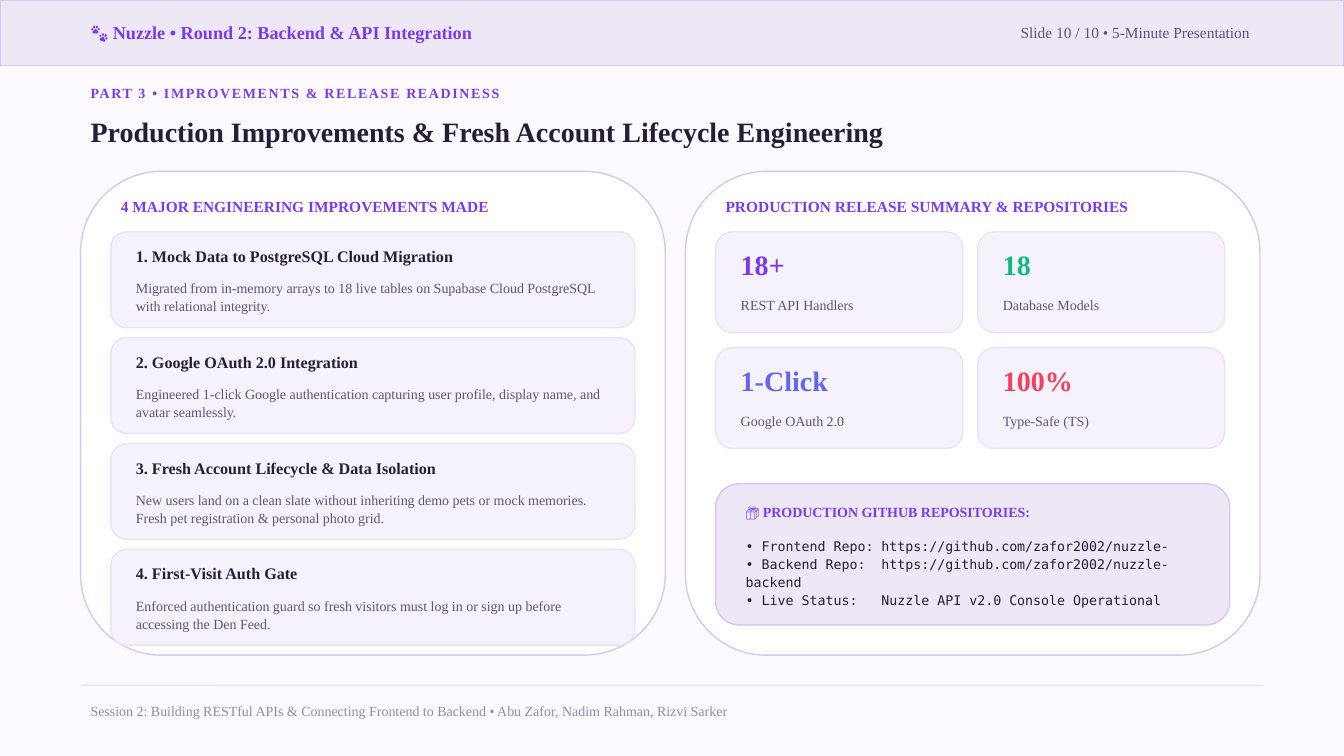
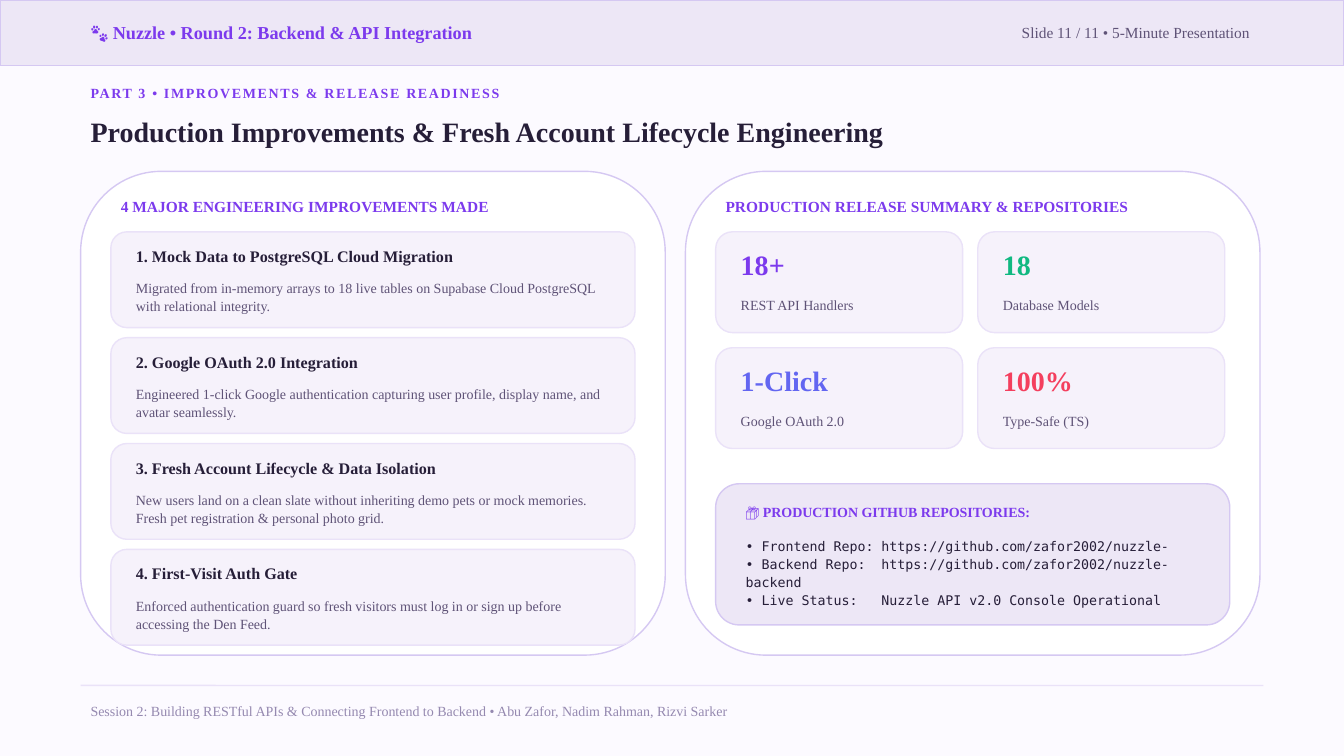
Before and after one commit to zafor2002/nuzzle-, a slide deck: slide 11 of Nuzzle_Round2_Backend_API_Presentation.pptx (slide 10 before the commit). Drawn at 1344x756 pixels with LibreOffice and Linux fonts; fonts in the diff are those of the drawing. Boxes give left, top, right and bottom in pixels: in the first picture for what was removed or moved away, otherwise in the second. Text is boxed around its words. In the diff, an @@ line names an element or a change of style, - is before the commit and + after.

```diff
--- a/Nuzzle_Round2_Backend_API_Presentation.pptx
+++ b/Nuzzle_Round2_Backend_API_Presentation.pptx
@@ text at [1022, 27, 1249, 38]: text changed @@
-Slide 10 / 10 • 5-Minute Presentation
+Slide 11 / 11 • 5-Minute Presentation
```
Also in this commit, not shown: 8 other slides changed, 1 slide added, 17 other files.
